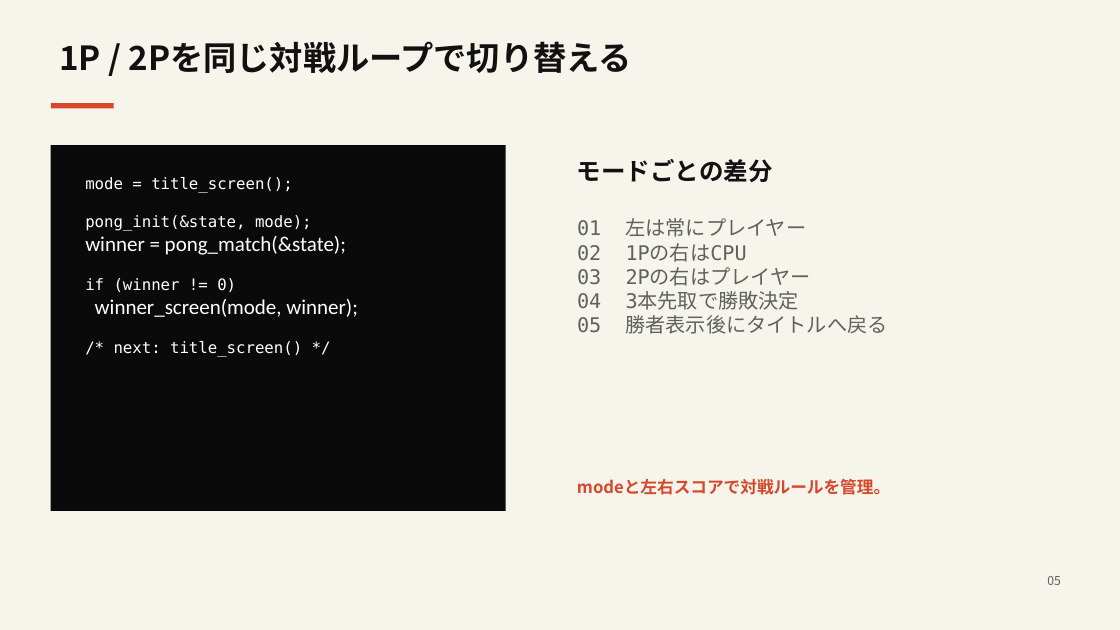
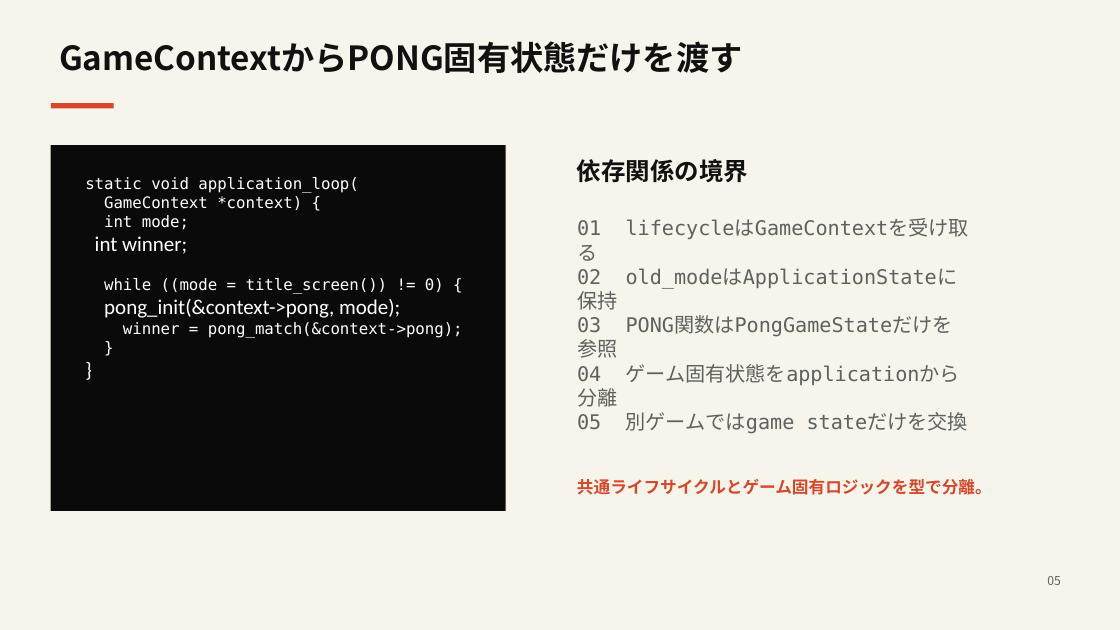
Before and after one commit to renatus-novus-x/pong, a slide deck: slide 5 of docs/pong.pptx. Drawn at 1120x630 pixels with LibreOffice and Linux fonts; fonts in the diff are those of the drawing. Boxes give left, top, right and bottom in pixels: in the first picture for what was removed or moved away, otherwise in the second. Text is boxed around its words. In the diff, an @@ line names an element or a change of style, - is before the commit and + after.

Commit message:
Refactor PongState into GameContext
Split the monolithic PongState into PongGameState and ApplicationState, and combine them in a new GameContext. Update function signatures and lifecyle names (restore_mode -> application_finalize, pong_begin -> application_initialize, pong_run -> application_loop) to operate on GameContext/PongGameState. main now initializes, runs, and finalizes using the new context; CRT mode is restored on failure. Minor renames across pong_* helpers to use the new PongGameState. Updated binary docs/pong.pptx.

```diff
--- a/docs/pong.pptx
+++ b/docs/pong.pptx
@@ text at bbox=[59, 41, 742, 73]: text changed @@
-1P / 2Pを同じ対戦ループで切り替える
+GameContextからPONG固有状態だけを渡す
@@ text at bbox=[85, 177, 463, 338]: text changed @@
-mode = title_screen();
-pong_init(&state, mode);
-winner = pong_match(&state);
-if (winner != 0)
-winner_screen(mode, winner);
-/* next: title_screen() */
+static void application_loop(
+GameContext *context) {
+int mode;
+int winner;
+while ((mode = title_screen()) != 0) {
+pong_init(&context->pong, mode);
+winner = pong_match(&context->pong);
+}
+}
@@ text at bbox=[577, 159, 749, 183]: text changed @@
-モードごとの差分
+依存関係の境界
@@ text at bbox=[577, 220, 968, 434]: text changed @@
-01 左は常にプレイヤー
-02 1Pの右はCPU
-03 2Pの右はプレイヤー
-04 3本先取で勝敗決定
-05 勝者表示後にタイトルへ戻る
+01 lifecycleはGameContextを受け取る
+02 old_modeはApplicationStateに保持
+03 PONG関数はPongGameStateだけを参照
+04 ゲーム固有状態をapplicationから分離
+05 別ゲームではgame stateだけを交換
@@ text at bbox=[577, 479, 992, 495]: text changed @@
-modeと左右スコアで対戦ルールを管理。
+共通ライフサイクルとゲーム固有ロジックを型で分離。
```
Also in this commit, not shown: 2 other slides changed, 1 other file.
